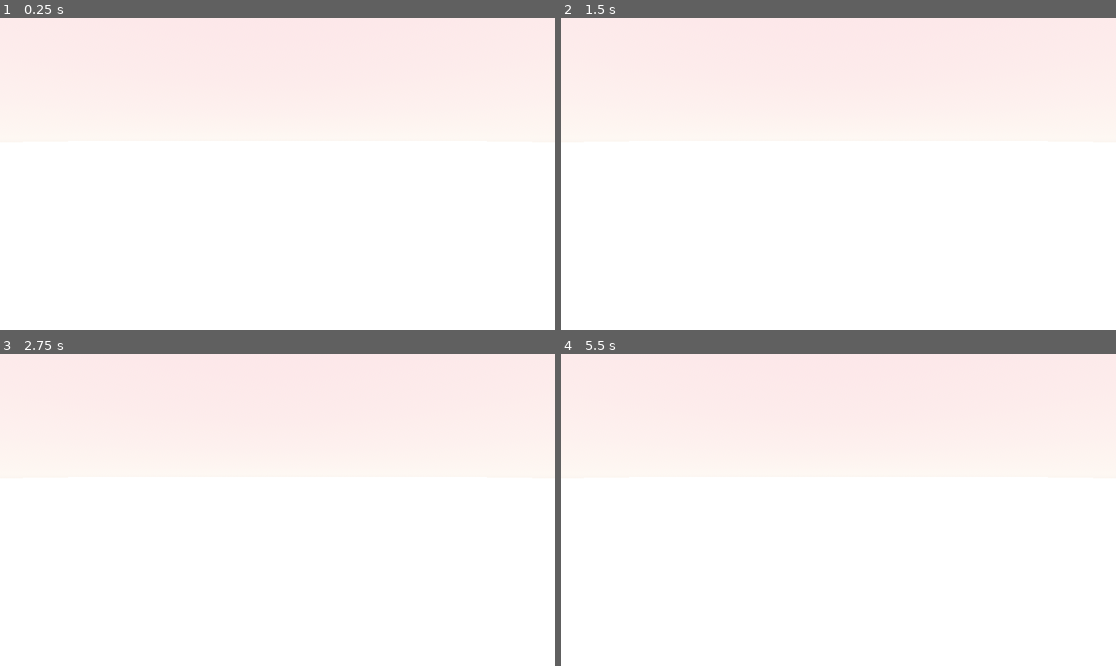
Above: before the commit, frames 1-4 (two rows, left to right).
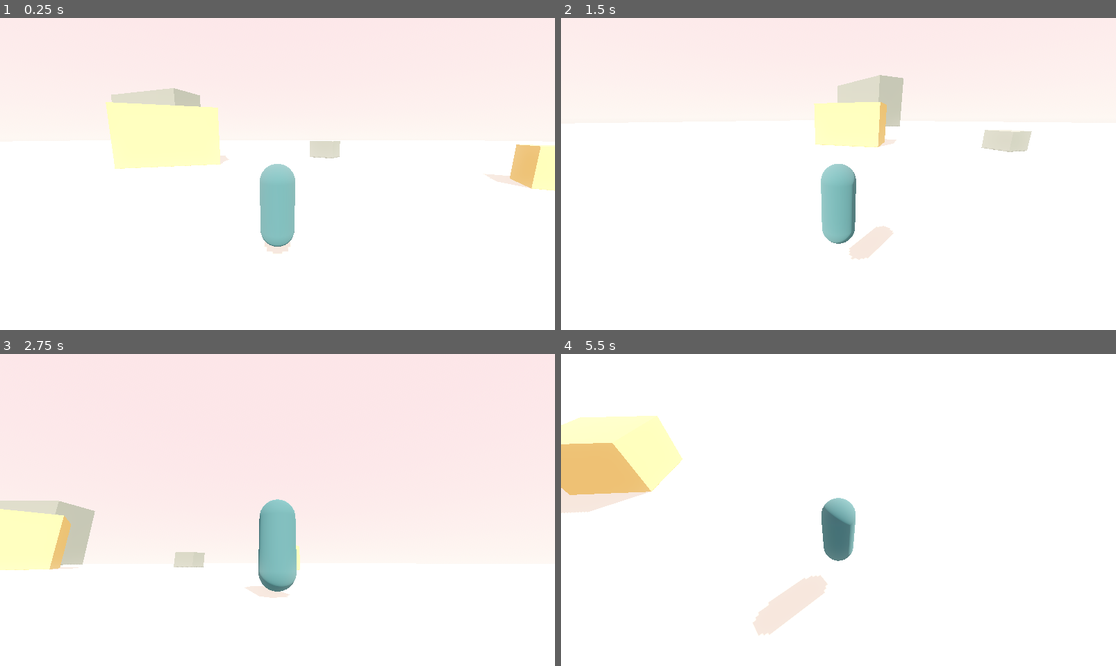
Above: after the commit, the same moments.

Repository: nicco-b/valley
Game: Godot game, scene res://game/world/valley.tscn
The game is run twice, just before and just after one commit, with the same random seed, the same clock (stepped at 60 frames per second) and the same inputs.
Inputs (mouse positions are in pixels of both pictures, inside the frame that each line leads up to):
- Up to frame 1 (0.25 s): no input
- Up to frame 2 (1.5 s): move the mouse to (960, 158) at 0.52 s; hold D (move_right, bound only after the commit) 0.53-1.28 s; hold Shift (sprint, bound only after the commit) 0.53-1.28 s; click (960, 158) at 0.67 s; tap Space (jump, bound only after the commit) at 0.77, 0.8, 1.07, 1.35 s; move the mouse to (727, 189) at 1.27 s; hold S (move_back, bound only after the commit) from 1.28 s (still down); click (727, 189) at 1.42 s
- Up to frame 3 (2.75 s): tap Space (jump, bound only after the commit) at 1.52, 1.82, 2.3 s; tap Shift (sprint, bound only after the commit) at 1.55 s; move the mouse to (333, 441) at 2.02 s; release S (move_back, bound only after the commit) at 2.03 s; hold D (move_right, bound only after the commit) from 2.03 s (still down); hold Shift (sprint, bound only after the commit) from 2.03 s (still down); click (333, 441) at 2.17 s
- Up to frame 4 (5.5 s): move the mouse to (810, 572) at 2.77 s; release D (move_right, bound only after the commit) at 2.78 s; release Shift (sprint, bound only after the commit) at 2.78 s; hold W (move_forward, bound only after the commit) 2.78-3.53 s; tap Shift (sprint, bound only after the commit) at 2.85, 4.35 s; click (810, 572) at 2.92 s; tap Space (jump, bound only after the commit) at 3.02, 3.32, 3.6, 3.77, 4.07, 4.52, 4.82, 5.3 s; move the mouse to (1005, 556) at 3.52 s; hold A (move_left, bound only after the commit) 3.53-5.03 s; click (1005, 556) at 3.67 s; tap Escape (ui_cancel) at 4.15 s; move the mouse to (672, 463) at 4.27 s; click (672, 463) at 4.42 s; move the mouse to (866, 510) at 5.02 s; hold S (move_back, bound only after the commit) from 5.03 s (still down); hold Shift (sprint, bound only after the commit) from 5.03 s (still down); click (866, 510) at 5.17 s

The runs differ from the first frame. In frame 1, 7.6% of the frame differs, in the area x 19-100%, y 22-76%; in frame 2, 5.3%; in frame 3, 5.7%; in frame 4, 7.5%.

Commit message:
M1: third-person controller — walk, sprint, jump, orbit camera
CharacterBody3D with spring-arm camera rig (mouse orbit, ESC to release
cursor, click to recapture). Ground collision and grayblock rocks in
palette colors for parallax. Placeholder capsule body until characters.

Co-Authored-By: Claude Fable 5 <noreply@anthropic.com>

Diff:
--- /dev/null
+++ b/game/player/player.gd
@@ -0,0 +1,54 @@
+extends CharacterBody3D
+
+const WALK_SPEED := 3.5
+const SPRINT_SPEED := 6.5
+const JUMP_VELOCITY := 4.5
+const ACCEL := 10.0
+const MOUSE_SENSITIVITY := 0.003
+const PITCH_MIN := -1.2
+const PITCH_MAX := 0.5
+
+@onready var _rig: Node3D = $CameraRig
+@onready var _arm: SpringArm3D = $CameraRig/SpringArm3D
+@onready var _body: Node3D = $Body
+
+
+func _ready() -> void:
+	Input.mouse_mode = Input.MOUSE_MODE_CAPTURED
+
+
+func _unhandled_input(event: InputEvent) -> void:
+	if event is InputEventMouseMotion and Input.mouse_mode == Input.MOUSE_MODE_CAPTURED:
+		_rig.rotation.y -= event.relative.x * MOUSE_SENSITIVITY
+		_arm.rotation.x = clampf(
+			_arm.rotation.x - event.relative.y * MOUSE_SENSITIVITY, PITCH_MIN, PITCH_MAX
+		)
+	elif event.is_action_pressed("ui_cancel"):
+		Input.mouse_mode = Input.MOUSE_MODE_VISIBLE
+	elif event is InputEventMouseButton and event.pressed \
+			and Input.mouse_mode != Input.MOUSE_MODE_CAPTURED:
+		Input.mouse_mode = Input.MOUSE_MODE_CAPTURED
+
+
+func _physics_process(delta: float) -> void:
+	if not is_on_floor():
+		velocity += get_gravity() * delta
+	elif Input.is_action_just_pressed("jump"):
+		velocity.y = JUMP_VELOCITY
+
+	var input := Input.get_vector("move_left", "move_right", "move_forward", "move_back")
+	var dir := _rig.global_basis * Vector3(input.x, 0.0, input.y)
+	dir.y = 0.0
+	dir = dir.normalized() if dir.length() > 0.01 else Vector3.ZERO
+
+	var speed := SPRINT_SPEED if Input.is_action_pressed("sprint") else WALK_SPEED
+	var blend := 1.0 - exp(-ACCEL * delta)
+	velocity.x = lerpf(velocity.x, dir.x * speed, blend)
+	velocity.z = lerpf(velocity.z, dir.z * speed, blend)
+
+	move_and_slide()
+
+	# Face the body toward horizontal movement; the camera rig stays independent.
+	var flat := Vector3(velocity.x, 0.0, velocity.z)
+	if flat.length() > 0.2:
+		_body.rotation.y = lerp_angle(_body.rotation.y, atan2(flat.x, flat.z) + PI, blend)
--- /dev/null
+++ b/game/player/player.tscn
@@ -0,0 +1,41 @@
+[gd_scene load_steps=5 format=3]
+
+[ext_resource type="Script" path="res://game/player/player.gd" id="1_script"]
+
+[sub_resource type="CapsuleShape3D" id="Capsule_shape"]
+radius = 0.35
+height = 1.7
+
+[sub_resource type="CapsuleMesh" id="Capsule_mesh"]
+radius = 0.35
+height = 1.7
+
+[sub_resource type="StandardMaterial3D" id="Material_body"]
+albedo_color = Color(0.18, 0.35, 0.37, 1)
+roughness = 1.0
+
+[node name="Player" type="CharacterBody3D"]
+collision_layer = 2
+collision_mask = 1
+script = ExtResource("1_script")
+
+[node name="Collision" type="CollisionShape3D" parent="."]
+transform = Transform3D(1, 0, 0, 0, 1, 0, 0, 0, 1, 0, 0.85, 0)
+shape = SubResource("Capsule_shape")
+
+[node name="Body" type="Node3D" parent="."]
+
+[node name="Mesh" type="MeshInstance3D" parent="Body"]
+transform = Transform3D(1, 0, 0, 0, 1, 0, 0, 0, 1, 0, 0.85, 0)
+mesh = SubResource("Capsule_mesh")
+surface_material_override/0 = SubResource("Material_body")
+
+[node name="CameraRig" type="Node3D" parent="."]
+transform = Transform3D(1, 0, 0, 0, 1, 0, 0, 0, 1, 0, 1.5, 0)
+
+[node name="SpringArm3D" type="SpringArm3D" parent="CameraRig"]
+transform = Transform3D(1, 0, 0, 0, 0.984808, 0.173648, 0, -0.173648, 0.984808, 0, 0, 0)
+spring_length = 4.0
+
+[node name="Camera3D" type="Camera3D" parent="CameraRig/SpringArm3D"]
+current = true
--- a/game/world/valley.tscn
+++ b/game/world/valley.tscn
@@ -1,4 +1,6 @@
-[gd_scene load_steps=6 format=3]
+[gd_scene load_steps=16 format=3]
+
+[ext_resource type="PackedScene" path="res://game/player/player.tscn" id="1_player"]
 
 [sub_resource type="ProceduralSkyMaterial" id="SkyMaterial_valley"]
 sky_top_color = Color(0.976, 0.812, 0.827, 1)
@@ -24,6 +26,34 @@
 albedo_color = Color(0.929, 0.89, 0.82, 1)
 roughness = 1.0
 
+[sub_resource type="WorldBoundaryShape3D" id="Shape_ground"]
+
+[sub_resource type="BoxMesh" id="BoxMesh_large"]
+size = Vector3(8, 5, 6)
+
+[sub_resource type="BoxShape3D" id="BoxShape_large"]
+size = Vector3(8, 5, 6)
+
+[sub_resource type="BoxMesh" id="BoxMesh_med"]
+size = Vector3(3, 2, 2.5)
+
+[sub_resource type="BoxShape3D" id="BoxShape_med"]
+size = Vector3(3, 2, 2.5)
+
+[sub_resource type="BoxMesh" id="BoxMesh_mesa"]
+size = Vector3(30, 18, 12)
+
+[sub_resource type="BoxShape3D" id="BoxShape_mesa"]
+size = Vector3(30, 18, 12)
+
+[sub_resource type="StandardMaterial3D" id="Material_rock_ochre"]
+albedo_color = Color(0.871, 0.663, 0.369, 1)
+roughness = 1.0
+
+[sub_resource type="StandardMaterial3D" id="Material_rock_dark"]
+albedo_color = Color(0.404, 0.443, 0.408, 1)
+roughness = 1.0
+
 [node name="Valley" type="Node3D"]
 
 [node name="WorldEnvironment" type="WorldEnvironment" parent="."]
@@ -34,9 +64,54 @@
 light_color = Color(1, 0.878, 0.796, 1)
 shadow_enabled = true
 
-[node name="Ground" type="MeshInstance3D" parent="."]
+[node name="Ground" type="StaticBody3D" parent="."]
+
+[node name="Mesh" type="MeshInstance3D" parent="Ground"]
 mesh = SubResource("PlaneMesh_ground")
 surface_material_override/0 = SubResource("Material_ground")
 
-[node name="Camera3D" type="Camera3D" parent="."]
-transform = Transform3D(1, 0, 0, 0, 0.984808, 0.173648, 0, -0.173648, 0.984808, 0, 3, 14)
+[node name="Collision" type="CollisionShape3D" parent="Ground"]
+shape = SubResource("Shape_ground")
+
+[node name="RockLarge" type="StaticBody3D" parent="."]
+transform = Transform3D(0.939693, 0, 0.34202, 0, 1, 0, -0.34202, 0, 0.939693, -10, 2.5, -6)
+
+[node name="Mesh" type="MeshInstance3D" parent="RockLarge"]
+mesh = SubResource("BoxMesh_large")
+surface_material_override/0 = SubResource("Material_rock_ochre")
+
+[node name="Collision" type="CollisionShape3D" parent="RockLarge"]
+shape = SubResource("BoxShape_large")
+
+[node name="RockMed" type="StaticBody3D" parent="."]
+transform = Transform3D(0.819152, 0, -0.573576, 0, 1, 0, 0.573576, 0, 0.819152, 6, 1, -12)
+
+[node name="Mesh" type="MeshInstance3D" parent="RockMed"]
+mesh = SubResource("BoxMesh_med")
+surface_material_override/0 = SubResource("Material_rock_dark")
+
+[node name="Collision" type="CollisionShape3D" parent="RockMed"]
+shape = SubResource("BoxShape_med")
+
+[node name="RockMed2" type="StaticBody3D" parent="."]
+transform = Transform3D(0.573576, 0, 0.819152, 0, 1, 0, -0.819152, 0, 0.573576, 14, 1, 4)
+
+[node name="Mesh" type="MeshInstance3D" parent="RockMed2"]
+mesh = SubResource("BoxMesh_med")
+surface_material_override/0 = SubResource("Material_rock_ochre")
+
+[node name="Collision" type="CollisionShape3D" parent="RockMed2"]
+shape = SubResource("BoxShape_med")
+
+[node name="Mesa" type="StaticBody3D" parent="."]
+transform = Transform3D(0.939693, 0, -0.34202, 0, 1, 0, 0.34202, 0, 0.939693, -45, 9, -65)
+
+[node name="Mesh" type="MeshInstance3D" parent="Mesa"]
+mesh = SubResource("BoxMesh_mesa")
+surface_material_override/0 = SubResource("Material_rock_dark")
+
+[node name="Collision" type="CollisionShape3D" parent="Mesa"]
+shape = SubResource("BoxShape_mesa")
+
+[node name="Player" parent="." instance=ExtResource("1_player")]
+transform = Transform3D(1, 0, 0, 0, 1, 0, 0, 0, 1, 0, 0.5, 10)
--- a/project.godot
+++ b/project.godot
@@ -14,6 +14,39 @@
 run/main_scene="res://game/world/valley.tscn"
 config/features=PackedStringArray("4.7", "Forward Plus")
 
+[input]
+
+move_forward={
+"deadzone": 0.2,
+"events": [Object(InputEventKey,"resource_local_to_scene":false,"resource_name":"","device":-1,"window_id":0,"alt_pressed":false,"shift_pressed":false,"ctrl_pressed":false,"meta_pressed":false,"pressed":false,"keycode":0,"physical_keycode":87,"key_label":0,"unicode":0,"location":0,"echo":false,"script":null)
+]
+}
+move_back={
+"deadzone": 0.2,
+"events": [Object(InputEventKey,"resource_local_to_scene":false,"resource_name":"","device":-1,"window_id":0,"alt_pressed":false,"shift_pressed":false,"ctrl_pressed":false,"meta_pressed":false,"pressed":false,"keycode":0,"physical_keycode":83,"key_label":0,"unicode":0,"location":0,"echo":false,"script":null)
+]
+}
+move_left={
+"deadzone": 0.2,
+"events": [Object(InputEventKey,"resource_local_to_scene":false,"resource_name":"","device":-1,"window_id":0,"alt_pressed":false,"shift_pressed":false,"ctrl_pressed":false,"meta_pressed":false,"pressed":false,"keycode":0,"physical_keycode":65,"key_label":0,"unicode":0,"location":0,"echo":false,"script":null)
+]
+}
+move_right={
+"deadzone": 0.2,
+"events": [Object(InputEventKey,"resource_local_to_scene":false,"resource_name":"","device":-1,"window_id":0,"alt_pressed":false,"shift_pressed":false,"ctrl_pressed":false,"meta_pressed":false,"pressed":false,"keycode":0,"physical_keycode":68,"key_label":0,"unicode":0,"location":0,"echo":false,"script":null)
+]
+}
+jump={
+"deadzone": 0.2,
+"events": [Object(InputEventKey,"resource_local_to_scene":false,"resource_name":"","device":-1,"window_id":0,"alt_pressed":false,"shift_pressed":false,"ctrl_pressed":false,"meta_pressed":false,"pressed":false,"keycode":0,"physical_keycode":32,"key_label":0,"unicode":0,"location":0,"echo":false,"script":null)
+]
+}
+sprint={
+"deadzone": 0.2,
+"events": [Object(InputEventKey,"resource_local_to_scene":false,"resource_name":"","device":-1,"window_id":0,"alt_pressed":false,"shift_pressed":false,"ctrl_pressed":false,"meta_pressed":false,"pressed":false,"keycode":0,"physical_keycode":4194325,"key_label":0,"unicode":0,"location":0,"echo":false,"script":null)
+]
+}
+
 [physics]
 
 3d/physics_engine="Jolt Physics"
